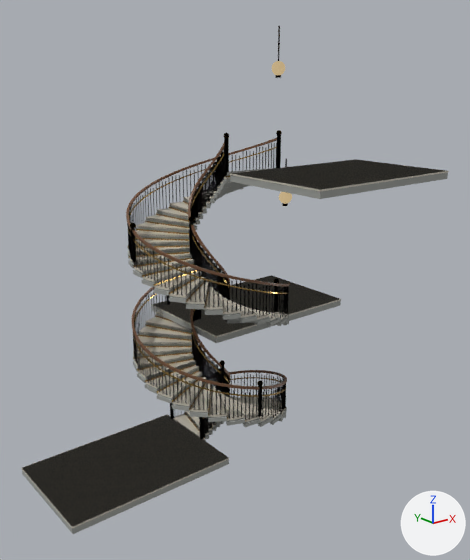
An edit to the glTF model public/assets/conservatory-main-stair.glb, drawn before and after from the same camera.
Before and after are seen from a 50 mm lens placed at (-12.52, -17.01, 12.99), pointed at (0.35, -0.92, 6.55). Lighting does not change. The marker at lower right points along +X, +Y and +Z. The older version comes first. Vertices at exactly the same position are counted once.

Names of what the first picture shows: 'main_open_well_stair'.
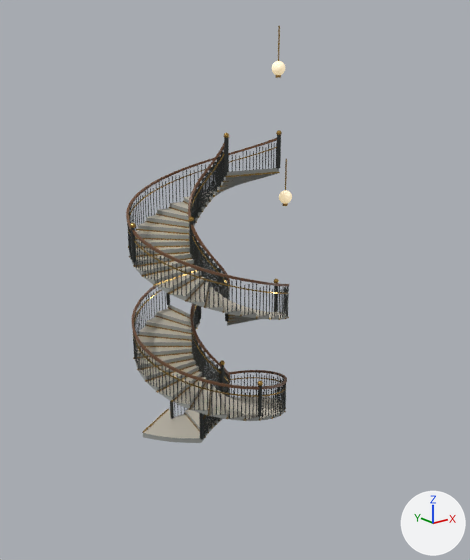
Location of each change, [x1, y1, x2, y2] in pixels of the pictures (470 x 560 px):
```json
{"object": "main_open_well_stair", "change": "reshaped", "before": [21, 26, 449, 534], "after": [126, 26, 292, 443]}
{"part": 1, "of": "me_main_open_well_stair", "change": "deleted", "before": [22, 159, 449, 534]}
{"part": 2, "of": "me_main_open_well_stair", "change": "cut back", "before": [21, 152, 341, 529], "after": [129, 162, 287, 443]}
```

Edits to the scene script, one JSON object a line:
```json
{"block": "me_main_open_well_stair", "where": "# used by ob_main_open_well_stair; location = (0.0, 0.0, 0.0)"}
{"op": "remove", "block": "me_main_open_well_stair", "code": "me_main_open_well_stair.from_pydata(...)  # 19731 vertices, 32144 faces; spans x -6.01..6.51, y -4.51..3.01, z -0.26..14.61"}
{"op": "add", "block": "me_main_open_well_stair", "code": "me_main_open_well_stair.from_pydata(...)  # 17378 vertices, 28828 faces; spans x -2.7..3.64, y -2.74..3.33, z -0.18..14.61"}
{"block": "me_main_open_well_stair", "change": "me_main_open_well_stair part 1: 107 loose pieces with 856 vertices, spanning x -6.0..6.51, y -4.51..3.0, z -0.26..10.0, are deleted"}
{"block": "me_main_open_well_stair", "change": "me_main_open_well_stair part 2: 92 vertices moved within x -2.18..2.18, y -2.66..2.66, z 0.0..9.83; 2595 vertices removed from x -6.01..5.51, y -2.66..3.01, z -0.18..9.83; 1098 vertices added at x -2.65..2.65, y -2.65..3.33, z -0.18..9.83"}
```
